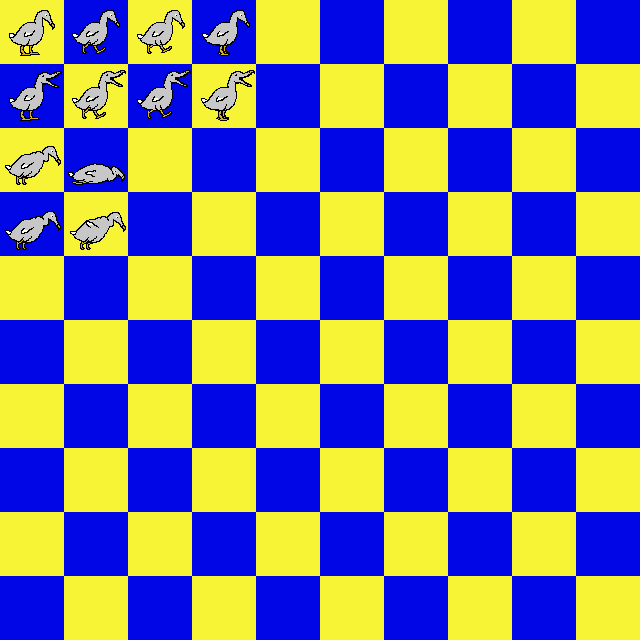
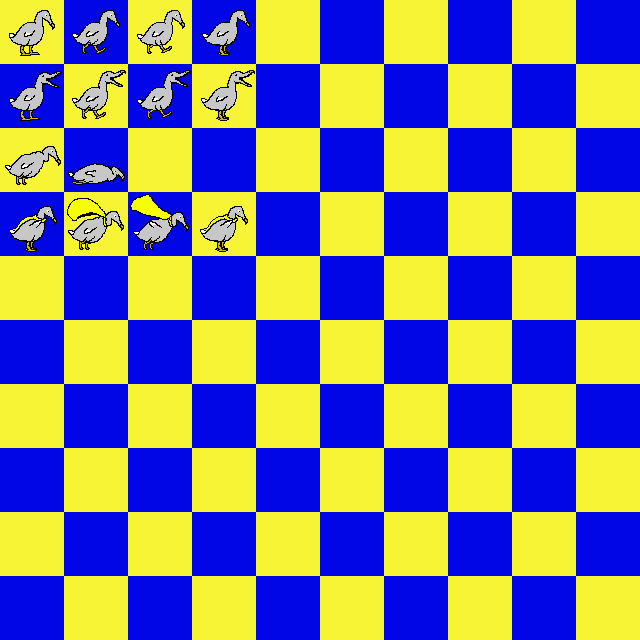
Comparing the layer stacks of the two w=640, h=640 images. Changes:
painted on "Ebene" over [5, 194, 248, 252]
